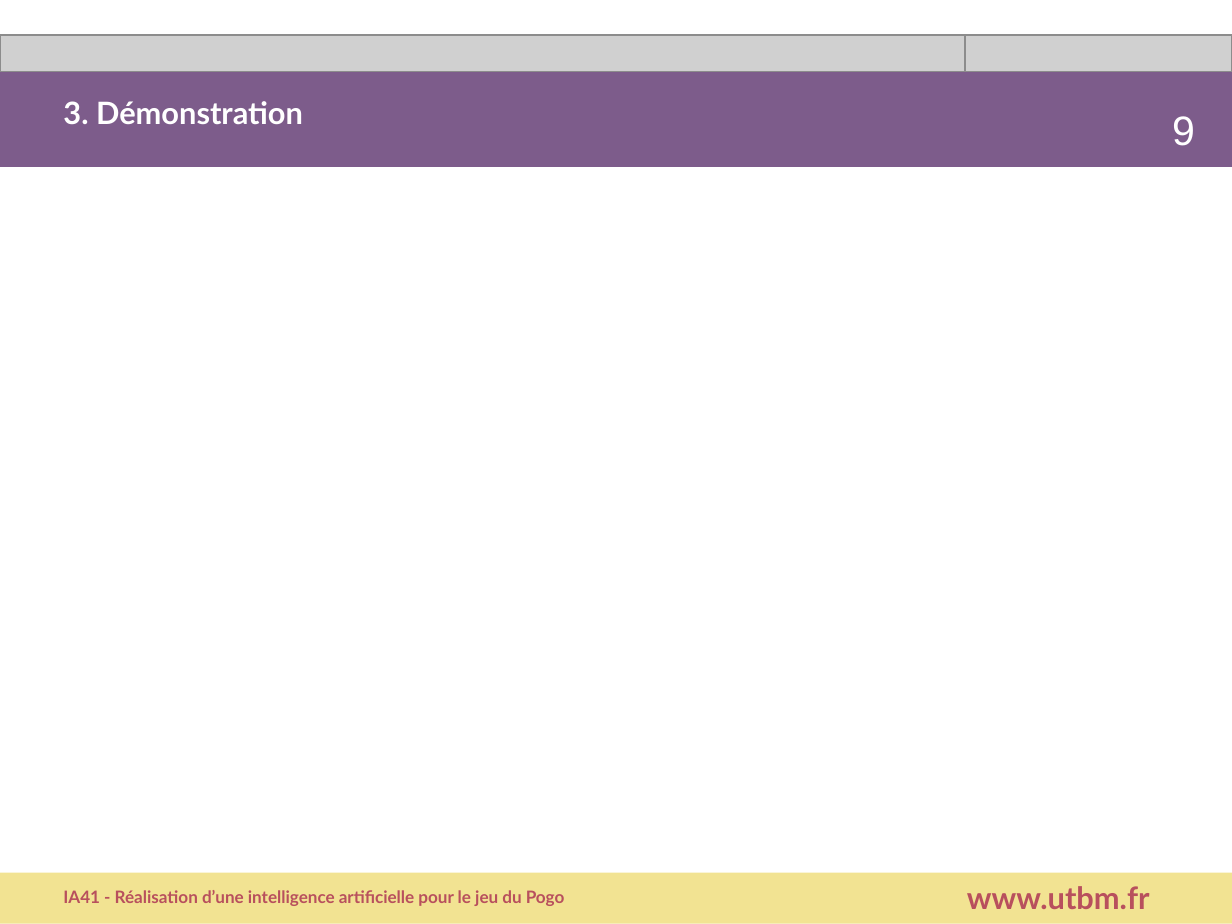
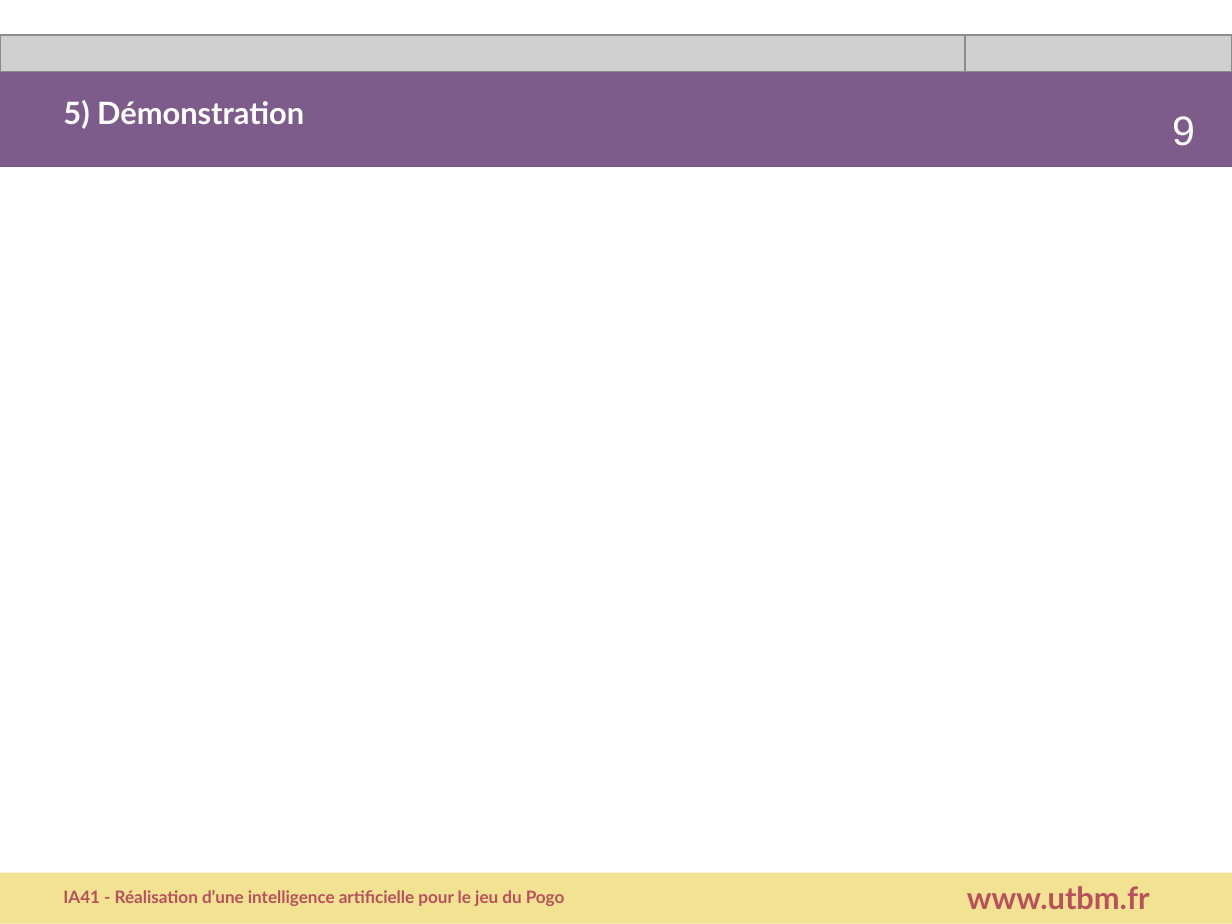
Before and after one commit to belkacemlahouel/IA41_Pogo, a slide deck: slide 8 of Presentation.ppt (slide 9 before the commit). Drawn at 1232x924 pixels with LibreOffice and Linux fonts; fonts in the diff are those of the drawing; grey boxes stand for pictures. Boxes give left, top, right and bottom in pixels: in the first picture for what was removed or moved away, otherwise in the second. Text is boxed around its words. In the diff, an @@ line names an element or a change of style, - is before the commit and + after.

```diff
--- a/Presentation.ppt
+++ b/Presentation.ppt
@@ text at box(63, 100, 304, 129): text changed @@
-3. Démonstration
+5) Démonstration
```
Also in this commit, not shown: 6 other slides changed, 1 slide removed.
